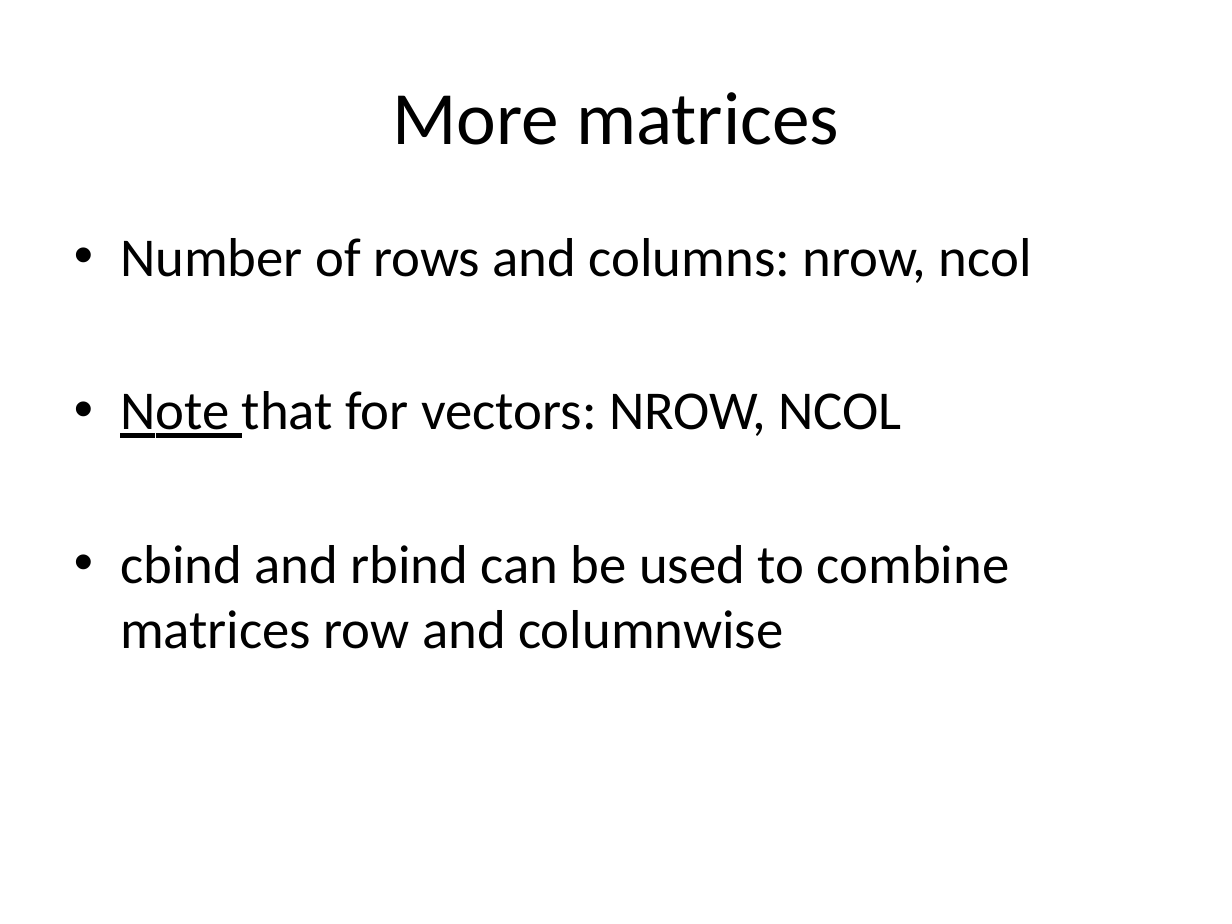
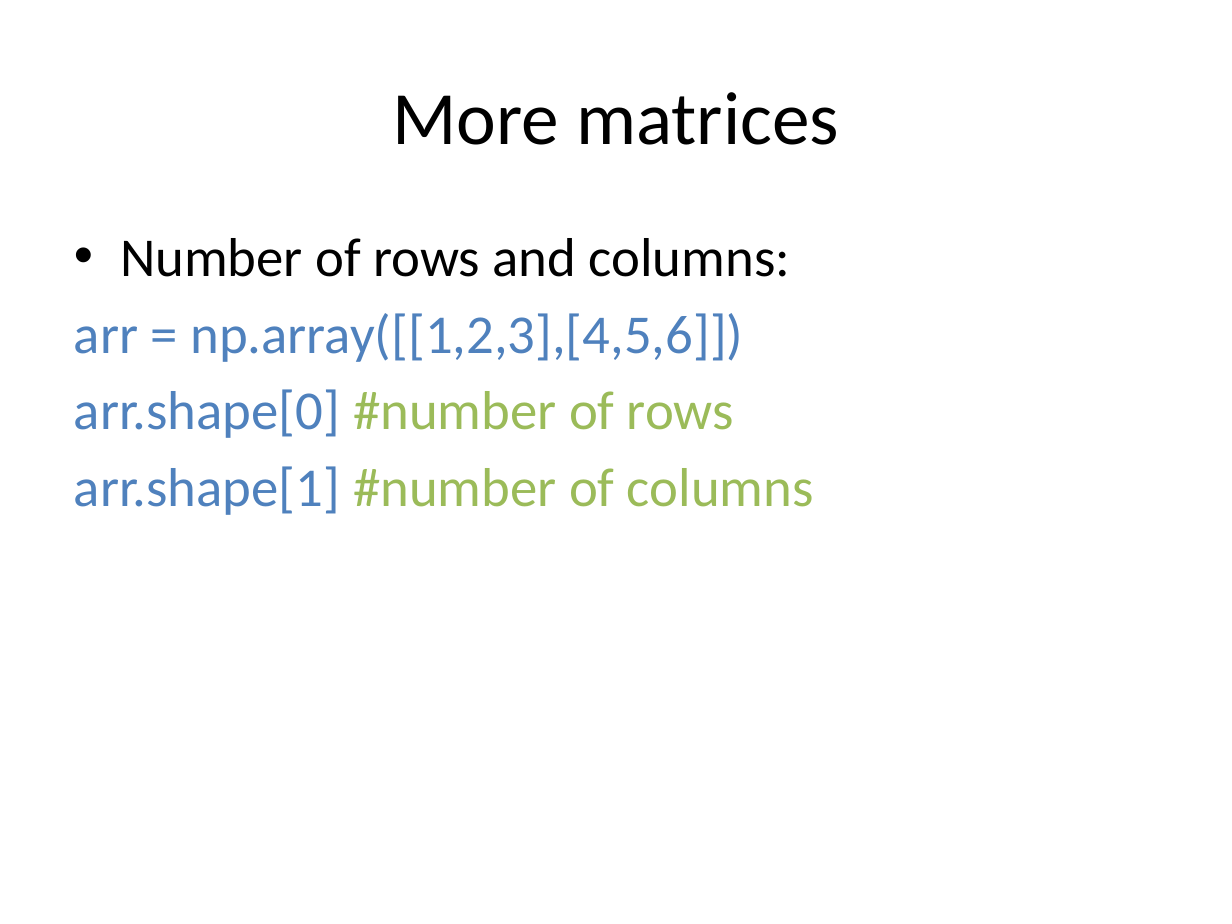
Before and after one commit to pradau/python_for_psychologists, a slide deck: slide 21 of Python_intro_lecture.pptx. Drawn at 1232x924 pixels with LibreOffice and Linux fonts; fonts in the diff are those of the drawing. Boxes give left, top, right and bottom in pixels: in the first picture for what was removed or moved away, otherwise in the second. Text is boxed around its words. In the diff, an @@ line names an element or a change of style, - is before the commit and + after.

```diff
--- a/Python_intro_lecture.pptx
+++ b/Python_intro_lecture.pptx
@@ text at (74, 238, 814, 515): text changed; text colour #000000 to #4F81BD @@
-• Number of rows and columns: nrow, ncol
-• Note that for vectors: NROW, NCOL
-• cbind and rbind can be used to combine matrices row and columnwise
+• Number of rows and columns:
+arr = np.array([[1,2,3],[4,5,6]])
+arr.shape[0] #number of rows
+arr.shape[1] #number of columns
```
Also in this commit, not shown: 15 other slides changed, 1 slide removed.
